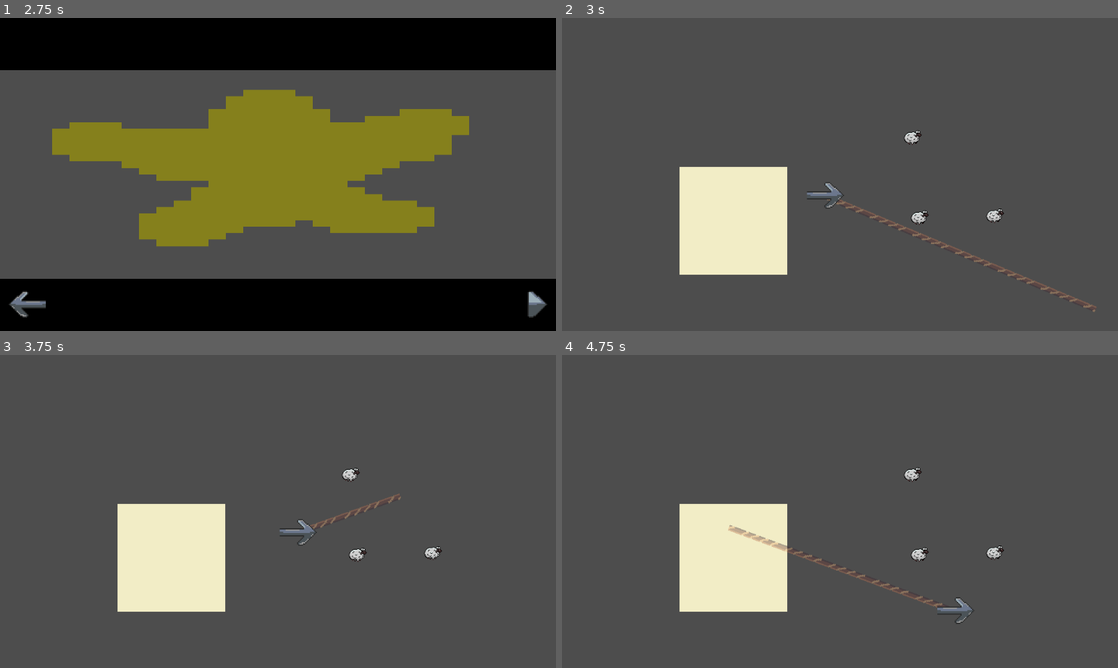
Above: before the commit, frames 1-4 (two rows, left to right).
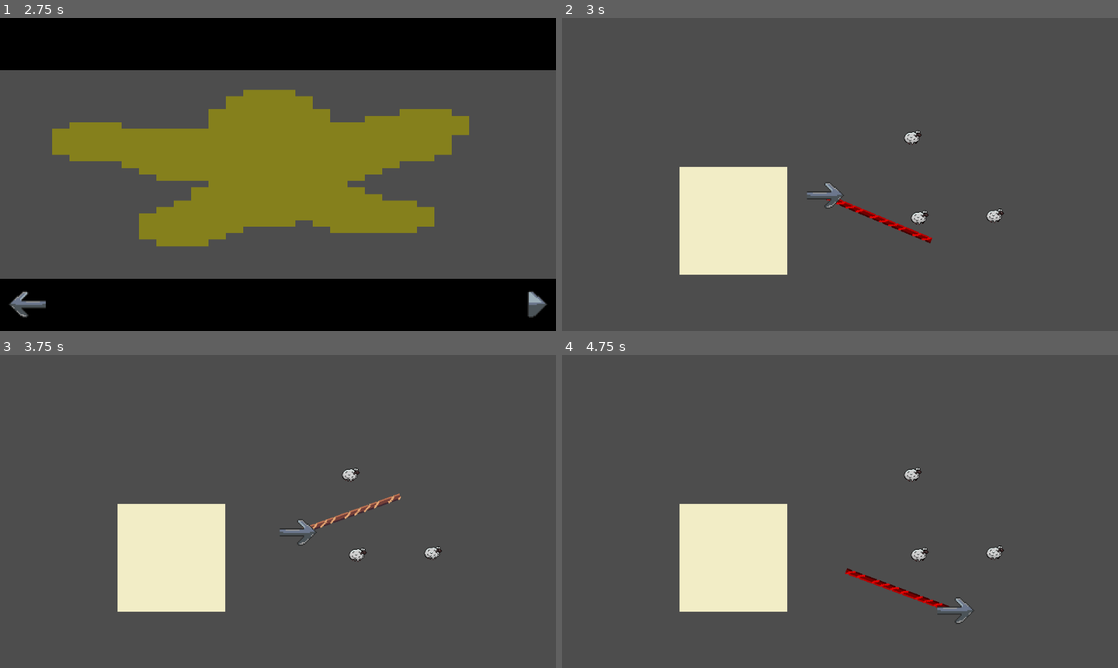
Above: after the commit, the same moments.

Repository: kinghos/GMTK-Game-Jam-2025
Game: Godot game, scene res://scenes/ui/title_screen.tscn
Two runs of this game, one before a commit and one after it. Both use one fixed random seed, a clock stepped at 60 frames per second and the inputs below.
Inputs (mouse positions are in pixels of both pictures, inside the frame that each line leads up to):
- Up to frame 1 (2.75 s): click "PLAY" at 0.5 s; click (528, 305) at 1.25 s; click (528, 305) at 2 s
- Up to frame 2 (3 s): click (1095, 309) at 2.75 s
- Up to frame 3 (3.75 s): move the mouse to (400, 495) at 3.52 s; hold Right (Right) from 3.53 s (still down); hold Space (Kick) from 3.53 s (still down); click (400, 495) at 3.67 s
- Up to frame 4 (4.75 s): move the mouse to (728, 527) at 4.27 s; release Right (Right) at 4.28 s; release Space (Kick) at 4.28 s; hold S (Down) from 4.28 s (still down); tap Space (Kick) at 4.35 s; click (728, 527) at 4.42 s

Frame 1 is identical in both runs. In frame 2, 0.6% of the frame differs, in the area x 47-97%, y 58-94%; in frame 3, 0.2%; in frame 4, 0.7%, in the area x 29-70%, y 54-81%.

Commit message:
added player_lasso_reach

Diff:
--- a/globals/globals.gd
+++ b/globals/globals.gd
@@ -1,4 +1,6 @@
 extends Node
+
+var player_lasso_reach = 200
 
 var pause_menu: CanvasLayer = null
 
--- a/scenes/lasso.gd
+++ b/scenes/lasso.gd
@@ -37,11 +37,21 @@
 	if nearest_lasso_point:
 		line_from_player.points = [player.global_position, nearest_lasso_point]
 	else:
-		line_from_player.points = [player.global_position, get_global_mouse_position()]
+		var mouse_pos = get_global_mouse_position()
+		var direction = (mouse_pos - player.global_position).normalized()
+		var distance = player.global_position.distance_to(mouse_pos)
+
+		if distance <= Globals.player_lasso_reach:
+			line_from_player.points = [player.global_position, mouse_pos]
+			line_from_player.modulate = Color.WHITE
+		else:
+			var clamped_point = player.global_position + direction * Globals.player_lasso_reach
+			line_from_player.points = [player.global_position, clamped_point]
+			line_from_player.modulate = Color.RED
 
 func _input(event):
 	if event is InputEventMouseButton and event.button_index == MOUSE_BUTTON_LEFT:
-		if event.pressed:
+		if event.pressed and player.global_position.distance_to(get_global_mouse_position()) <= Globals.player_lasso_reach:
 			start_lasso()
 		else:
 			if is_drawing:
Not shown: 1 places in scenes/test_scene.tscn that only renumber resources
